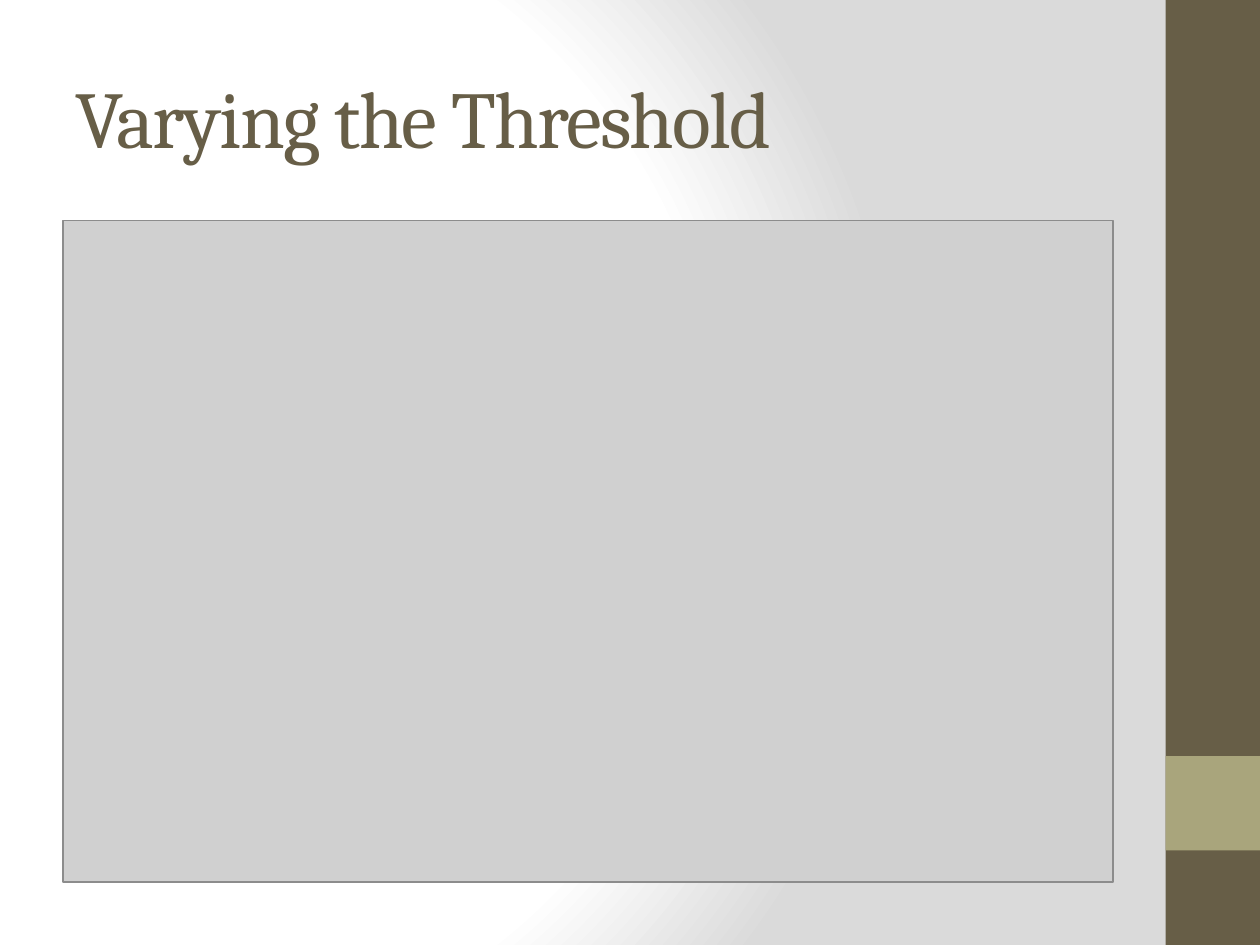
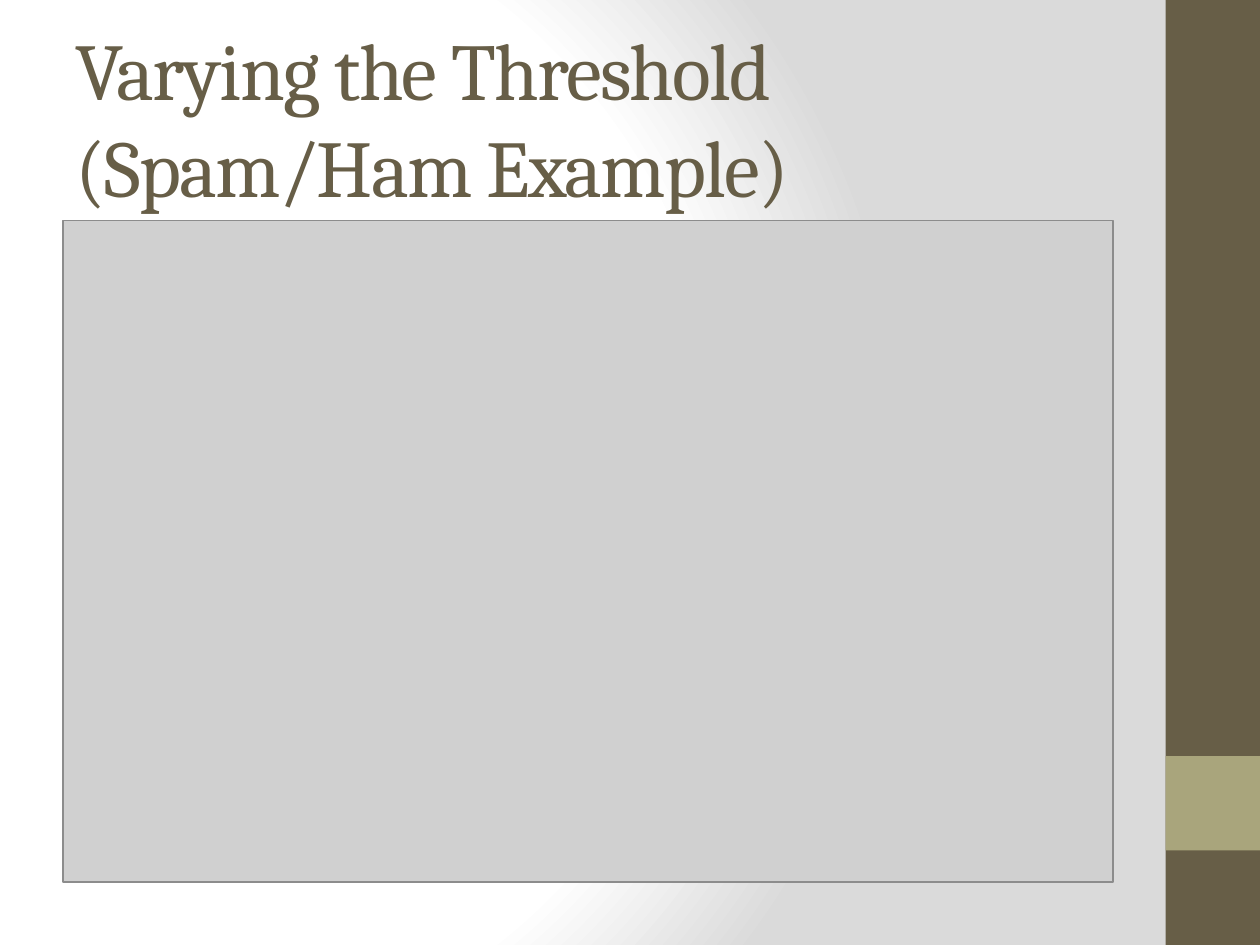
Before and after one commit to prymnumber/DS-SF-24, a slide deck: slide 10 of Lecture Notes-Slides/Lecture 9-Logistic Regression_Part II.pptx. Drawn at 1260x945 pixels with LibreOffice and Linux fonts; fonts in the diff are those of the drawing; grey boxes stand for pictures. Boxes give left, top, right and bottom in pixels: in the first picture for what was removed or moved away, otherwise in the second. Text is boxed around its words. In the diff, an @@ line names an element or a change of style, - is before the commit and + after.

```diff
--- a/Lecture Notes-Slides/Lecture 9-Logistic Regression_Part II.pptx
+++ b/Lecture Notes-Slides/Lecture 9-Logistic Regression_Part II.pptx
@@ title at [76, 44, 789, 214]: text changed @@
-Varying the Threshold
+Varying the Threshold (Spam/Ham Example)
```
Also in this commit, not shown: 1 other file.
